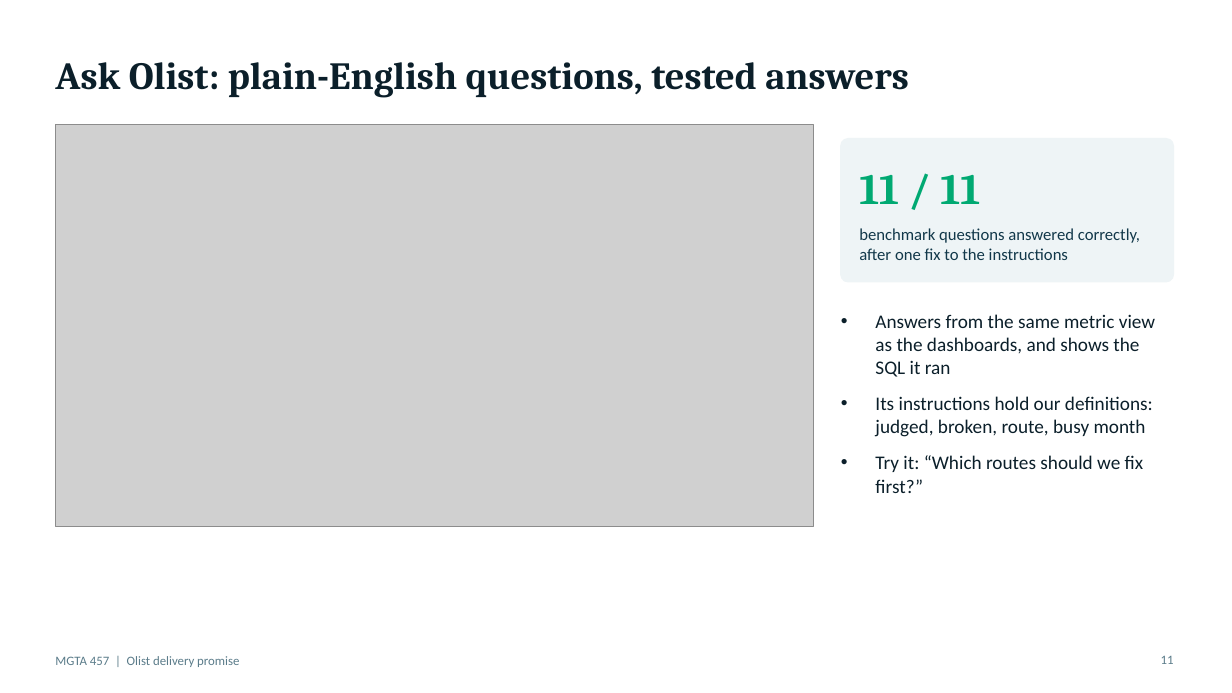
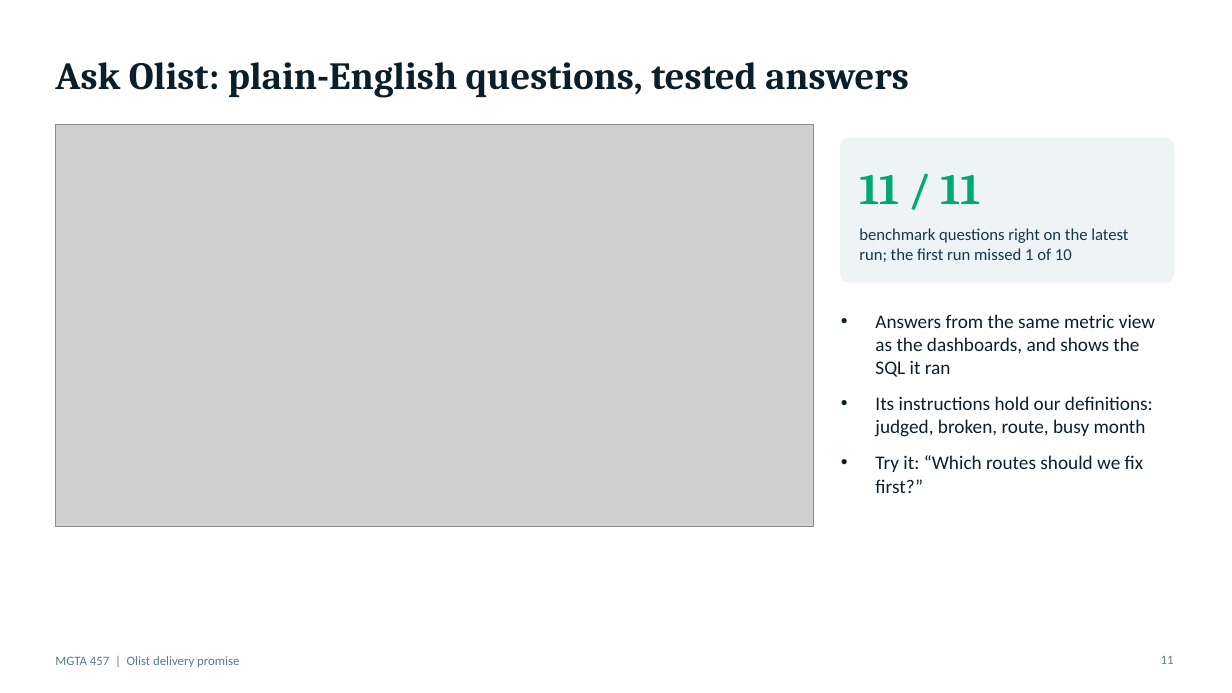
Before and after one commit to rsm-aaljarallah/mgta457-olist, a slide deck: slide 11 of deliverables/olist_presentation.pptx. Drawn at 1232x693 pixels with LibreOffice and Linux fonts; fonts in the diff are those of the drawing; grey boxes stand for pictures. Boxes give left, top, right and bottom in pixels: in the first picture for what was removed or moved away, otherwise in the second. Text is boxed around its words. In the diff, an @@ line names an element or a change of style, - is before the commit and + after.

```diff
--- a/deliverables/olist_presentation.pptx
+++ b/deliverables/olist_presentation.pptx
@@ text at (x1=859, y1=228, x2=1128, y2=262): text changed @@
-benchmark questions answered correctly, after one fix to the instructions
+benchmark questions right on the latest run; the first run missed 1 of 10
```
Also in this commit, not shown: 19 other files.
